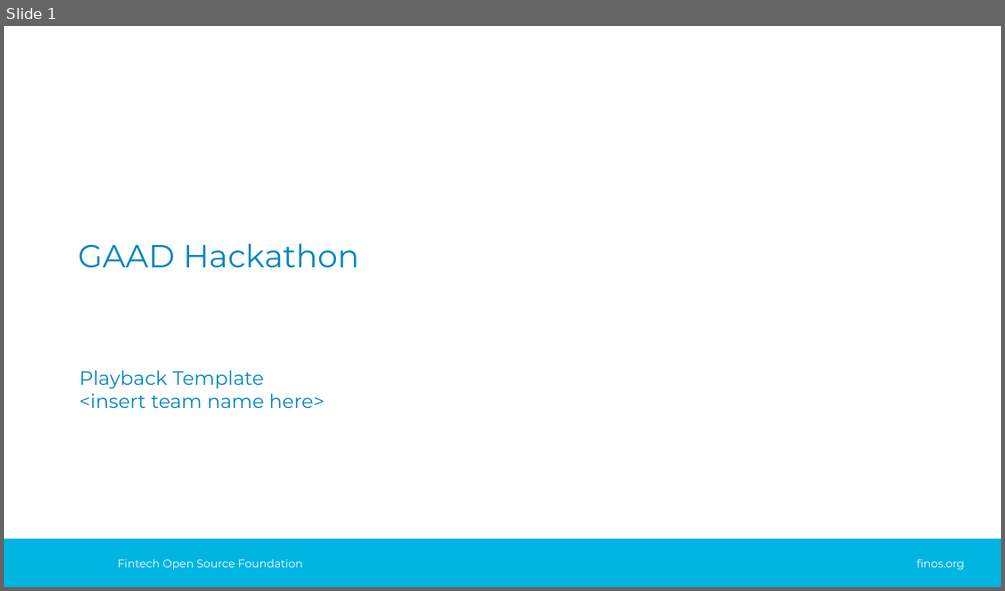
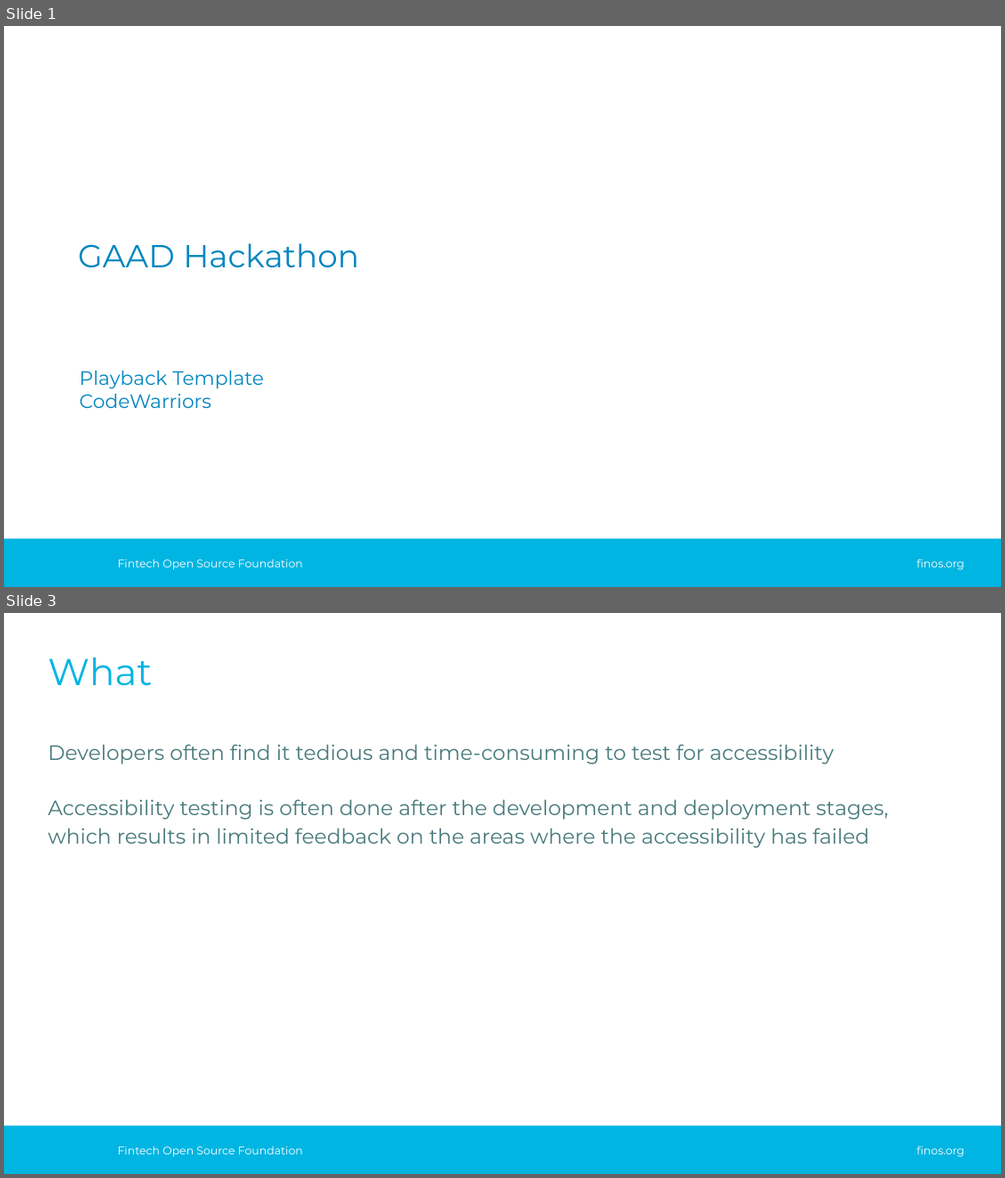
Before and after one commit to yaw-sid/CodeWarriors, a slide deck: hackproject/presentations/gaad-hackathon-playback-template.pptx. Shown one above the other, each under a label of ours: slide 1 before the commit, slides 1 and 3 after it; the slides between them are not shown. The pictures are 1005x591 and 1005x1178 pixels, drawn with LibreOffice and Linux fonts; fonts in the diff are those of the drawing; background and template pictures are left out. Boxes give left, top, right and bottom in pixels: in the first picture for what was removed or moved away, otherwise in the second. Text is boxed around its words. In the diff, an @@ line names an element or a change of style, - is before the commit and + after.

```diff
--- a/hackproject/presentations/gaad-hackathon-playback-template.pptx
+++ b/hackproject/presentations/gaad-hackathon-playback-template.pptx
@@ slide 3 added at box(4, 613, 1001, 1174), background #FFFFFF; not listed: 3 template elements that a slide beside it also shows @@
@@ title added at box(48, 657, 152, 686), 27 pt, text #00B5E2 @@
+What
@@ text added at box(48, 744, 888, 848), 15 pt, text #487A7B @@
+Developers often find it tedious and time-consuming to test for accessibility
+Accessibility testing is often done after the development and deployment stages, which results in limited feedback on the areas where the accessibility has failed
@@ slide 1 changed as well @@
@@ subtitle at box(80, 393, 211, 408): text changed @@
-<insert team name here>
+CodeWarriors
```
Also in this commit, not shown: 7 other slides added, 8 slides removed.
